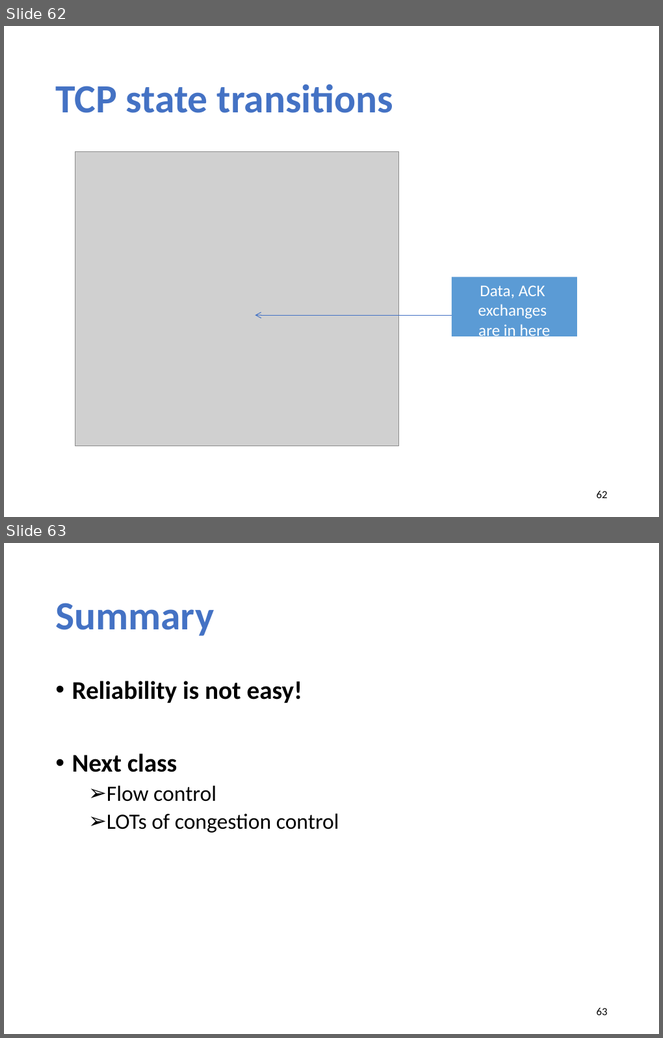
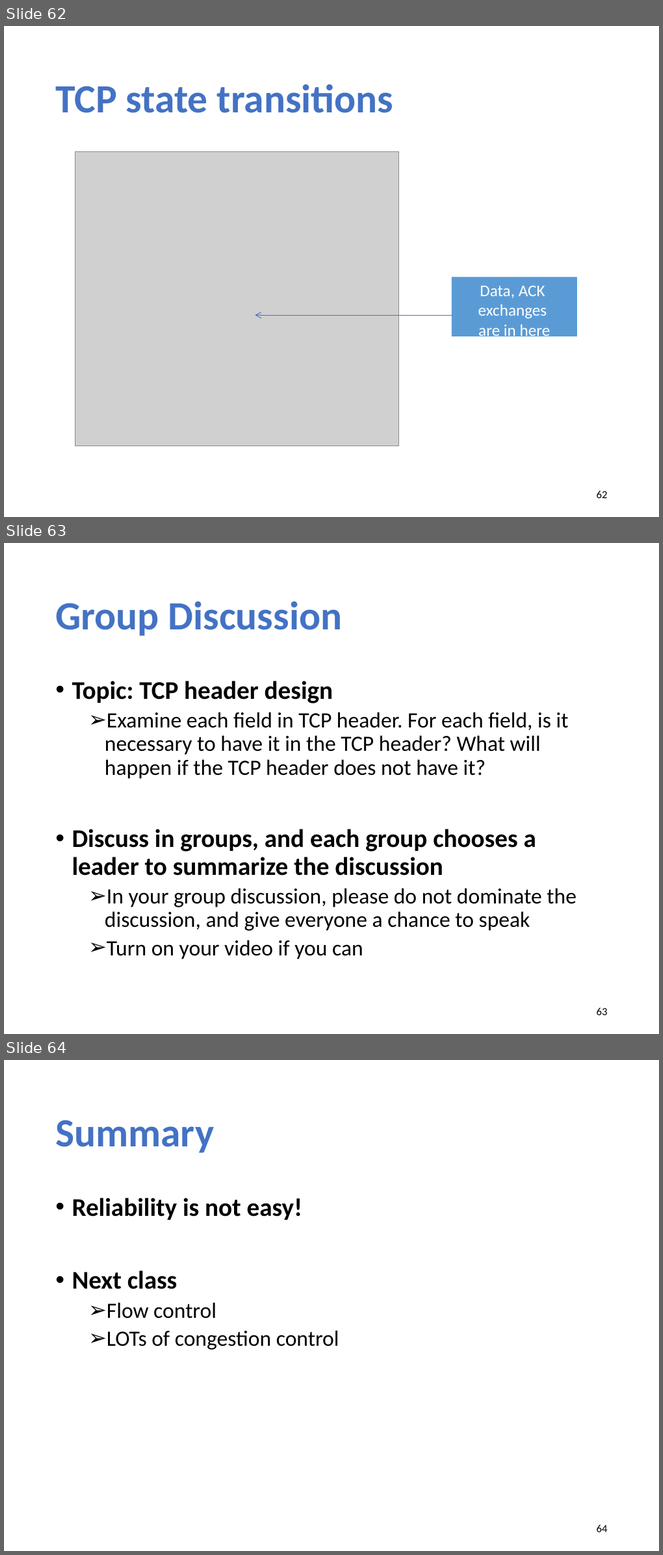
Before and after one commit to xinjin/course-net, a slide deck: slides/lec07_tcp.pptx. Shown one above the other, each under a label of ours: slides 62 and 63 before the commit, slides 62, 63 and 64 after it. The pictures are 663x1038 and 663x1555 pixels, drawn with LibreOffice and Linux fonts; fonts in the diff are those of the drawing; grey boxes stand for pictures. Boxes give left, top, right and bottom in pixels: in the first picture for what was removed or moved away, otherwise in the second. Text is boxed around its words. In the diff, an @@ line names an element or a change of style, - is before the commit and + after.

```diff
--- a/slides/lec07_tcp.pptx
+++ b/slides/lec07_tcp.pptx
@@ slide 63 added at (x1=4, y1=543, x2=659, y2=1034), background #FFFFFF @@
@@ title added at (x1=55, y1=601, x2=342, y2=636), 44 pt, text #4472C4, bold @@
+Group Discussion
@@ text added at (x1=72, y1=681, x2=577, y2=960), 24 pt, text #000000 @@
+• Topic: TCP header design
+  ➢ Examine each field in TCP header. For each field, is it necessary to have it in the TCP header? What will happen if the TCP header does not have it?
+• Discuss in groups, and each group chooses a leader to summarize the discussion
+  ➢ In your group discussion, please do not dominate the discussion, and give everyone a chance to speak
+  ➢ Turn on your video if you can
@@ page number added at (x1=597, y1=1008, x2=608, y2=1016), 12 pt, text #000000 @@
+63
@@ what was slide 63 is now slide 64 @@
@@ page number at (x1=597, y1=1525, x2=608, y2=1533): text changed @@
-63
+64
```
Also in this commit, not shown: 8 slides changed, 1 other file.
